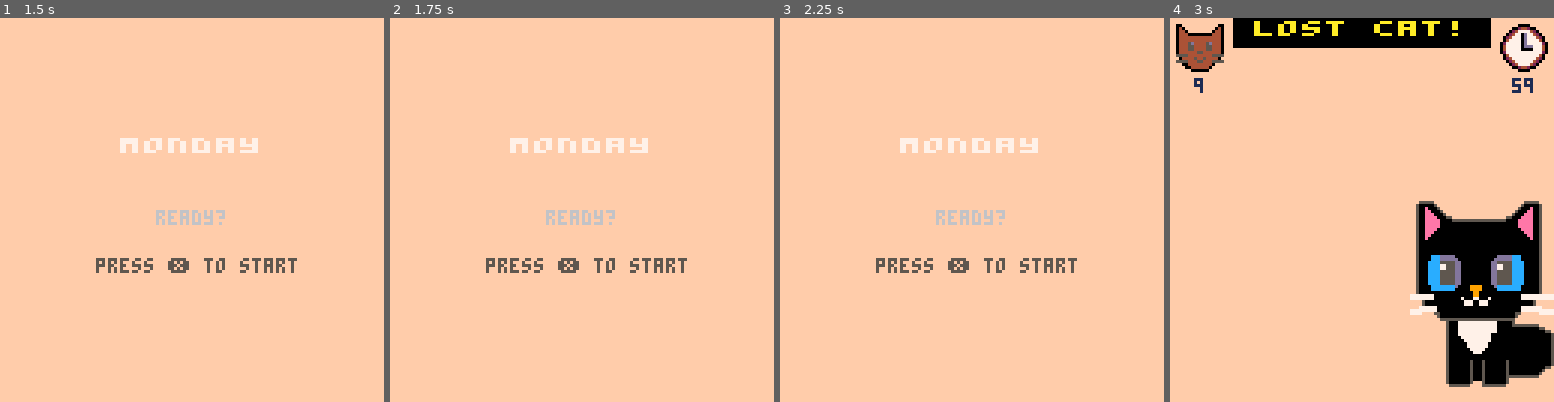
Above: before the commit, frames 1-4 (left to right).
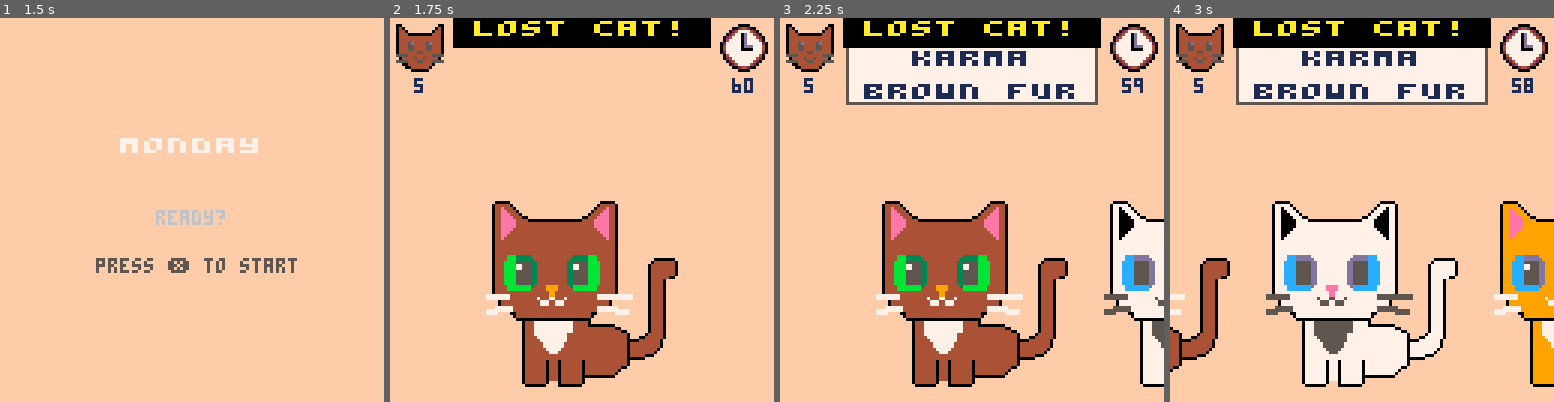
Above: after the commit, the same moments.

Repository: pcal43/pico8-papurrs-please
Game: PICO-8 cartridge pico8-home/carts/lost-cats.p8
Two runs of this game, one before a commit and one after it. Both use one fixed random seed, a clock stepped at 60 frames per second and the inputs below.
Inputs:
- Up to frame 1 (1.5 s): tap X (X key) at 0.33, 1.07 s; tap O (Z key) at 0.7 s
- Up to frame 2 (1.75 s): hold Right from 1.6 s (still down); tap O (Z key) at 1.7 s
- Up to frame 3 (2.25 s): tap X (X key) at 1.85 s; release Right at 2.1 s; tap O (Z key) at 2.1 s
- Up to frame 4 (3 s): hold Right from 2.47 s (still down); tap O (Z key) at 2.5, 2.9 s; tap X (X key) at 2.97 s

Frame 1 is identical in both runs. In frame 2, 24% of the frame differs, in the area x 1-99%, y 0-97%; in frame 3, 39%; in frame 4, 40%, in the area x 0-100%, y 7-97%.

Commit message:
checkpoint

Diff:
--- a/pico8-home/carts/src/Cat.lua
+++ b/pico8-home/carts/src/Cat.lua
@@ -14,6 +14,7 @@
 
         pal(DARK_GREEN, traits[EYE_COLOR].inner)
         pal(GREEN, traits[EYE_COLOR].outer)
+        pal(PINK, traits[EAR_COLOR].color)
         pal(BROWN, BLACK) -- pupils are grey to distinguish from outline
 
         spr(self.spriteId, x - 64 / 2, y - 63, 8, 8)
--- a/pico8-home/carts/src/Controller.lua
+++ b/pico8-home/carts/src/Controller.lua
@@ -31,13 +31,13 @@
             while not btnp(4) do yield() end
 
             -- Play through the week
-            for day=1,7 do
+            for day=1,5 do
                 -- Day splash
-                self.current_screen = DaySplashScreen.new(day)
+                self.current_screen = DaySplashScreen.new(WEEKDAYS[day])
                 while not self.current_screen.isDone() do yield() end
 
                 -- Create the game screen
-                self.current_screen = GameScreen.new()
+                self.current_screen = GameScreen.new(WEEKDAYS[day])
                 while not self.current_screen.isDone() do yield() end
 
     --            -- Show message
--- a/pico8-home/carts/src/DaySplashScreen.lua
+++ b/pico8-home/carts/src/DaySplashScreen.lua
@@ -1,9 +1,8 @@
 local DaySplashScreen = {}
-DaySplashScreen.new = function(day)
+DaySplashScreen.new = function(weekday)
     local self = {}
 
-    local days = {"monday", "tuesday", "wednesday", "thursday", "friday"}
-    self.day_name = days[day] or "day "..day
+    self.day_name = weekday.name
     self.ready = false
     self.done = false
 
--- a/pico8-home/carts/src/GameScreen.lua
+++ b/pico8-home/carts/src/GameScreen.lua
@@ -1,5 +1,5 @@
 local GameScreen = {}
-GameScreen.new = function()
+GameScreen.new = function(weekday)
     local self = {}
 
     -- states
@@ -19,7 +19,7 @@
     self.secondsRemaining = 60.0
     self._last_time = time()
 
-    self.posters, self.catList = generatePostersAndCats(10, 1, 2, {FUR_COLOR, EYE_COLOR})
+    self.posters, self.catList = generatePostersAndCats(weekday.posters, weekday.minTraits, weekday.maxTraits, weekday.traits)
     self.catListSize = 10
 
     function self.draw()
@@ -77,7 +77,6 @@
 
     function self.update()
         self.messageTimer -= 1
-
         if self.state == PICKING then
             self.update_picking()
             if  #self.posters < 1 then
@@ -252,6 +251,12 @@
 -- and the 'count' reduced to the point where the constraints can be satisfied.
 
 function generatePostersAndCats(count, minTraits, maxTraits, posterTraitKeys)
+    printh("!!")
+--    requireArray(posterTraitKeys)
+    --requireNonNil(count)
+    --requireNonNil(minTraits)
+    --requireNonNil(maxTraits)
+    printh("generatePosters".." x "..tostr(count).." x "..tostr(minTraits).." x "..tostr(maxTraits))
     minTraits = requireNonNil(minTraits)
     maxTraits = requireNonNil(maxTraits)
     posterTraitKeys = requireNonNil(posterTraitKeys)
@@ -261,7 +266,8 @@
 
     -- Calculate maximum possible unique combinations
     local maxCombos = 1
-    for traitKey = 1, TRAIT_TYPE_COUNT do
+    for i = 1, #TraitKeys do
+        local traitKey = TraitKeys[i]
         maxCombos = maxCombos * #TraitValues[traitKey]
     end
 
@@ -286,7 +292,8 @@
         -- Generate random cat trait combination
         local catTraits = {}
         local catComboKey = ""
-        for traitKey = 1, TRAIT_TYPE_COUNT do
+        for i = 1, #TraitKeys do
+            local traitKey = TraitKeys[i]
             local possibleValues = TraitValues[traitKey]
             local idx = flr(rnd(#possibleValues)) + 1
             catTraits[traitKey] = possibleValues[idx]
@@ -394,5 +401,6 @@
     -- Shuffle cats so they're not in the same order as posters
     shuffleArray(cats)
 
+        printh("generateposters END")
     return posters, cats
 end
--- a/pico8-home/carts/src/Global.lua
+++ b/pico8-home/carts/src/Global.lua
@@ -40,12 +40,49 @@
 FUR_PATTERN = 3
 EAR_COLOR = 4
 COLLAR = 5
-TRAIT_TYPE_COUNT = 2 -- FIXME
 
 MATCH_ICON = 12
 BAD_MATCH_ICON = 14
 
 MAX_POSTER_CONFIG_ATTEMPTS = 50
+
+WEEKDAYS = {
+    {
+        name = "monday",
+        posters = 5,
+        traits = { FUR_COLOR },
+        minTraits = 1,
+        maxTraits = 1
+    },
+    {
+        name = "tuesday",
+        posters = 10,
+        traits = { FUR_COLOR, EYE_COLOR },
+        minTraits = 1,
+        maxTraits = 2
+    },
+    {
+        name = "wednesday",
+        posterCount = 15,
+        posterTraits = { FUR_COLOR, EYE_COLOR, EAR_COLOR },
+        minTraits = 2,
+        maxTraits = 3
+    },
+    {
+        name = "thursday",
+        posterCount = 15,
+        posterTraits = { FUR_COLOR, EYE_COLOR },
+        minTraits = 2,
+        maxTraits = 2
+    },
+    {
+        name = "friday",
+        posterCount = 15,
+        posterTraits = { FUR_COLOR, EYE_COLOR },
+        minTraits = 2,
+        maxTraits = 2
+    }
+}
 
 
 
--- a/pico8-home/carts/src/Traits.lua
+++ b/pico8-home/carts/src/Traits.lua
@@ -1,7 +1,8 @@
 
 TraitKeys = {
   FUR_COLOR,
-  EYE_COLOR
+  EYE_COLOR,
+  EAR_COLOR
 }
 
 TraitValues = {}
@@ -97,18 +98,15 @@
 TraitValues[EAR_COLOR] = {
    {
      name = "pink ears",
-     inner = DARK_GREEN,
-     outer = GREEN
+     color = PINK
    },
    {
      name = "white ears",
-     inner = INDIGO,
-     outer = BLUE
+     color = WHITE
    },
    {
      name = "black ears",
-     inner = ORANGE,
-     outer = YELLOW
+     inner = BLACK
    }
 }
 
